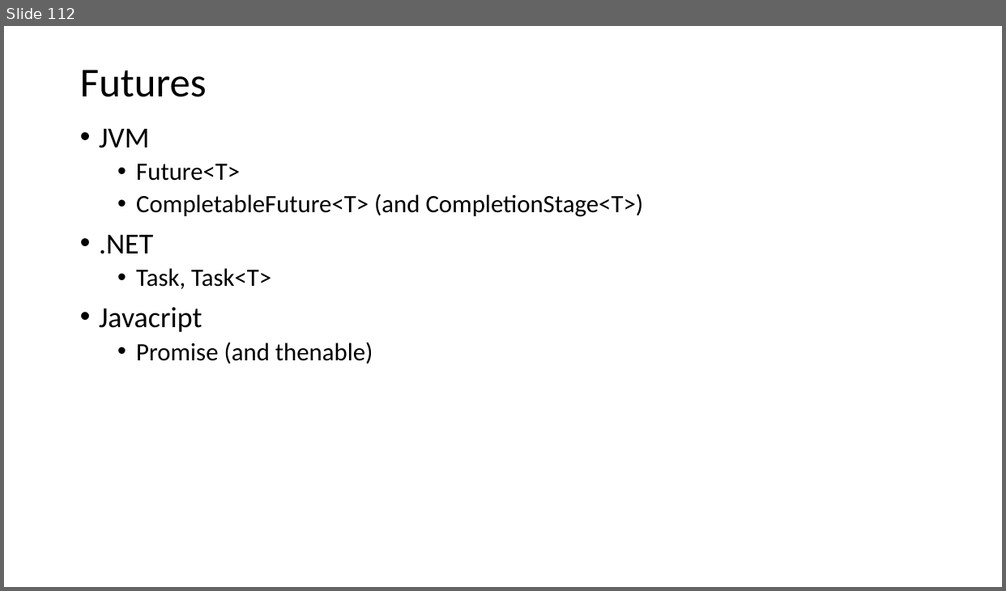
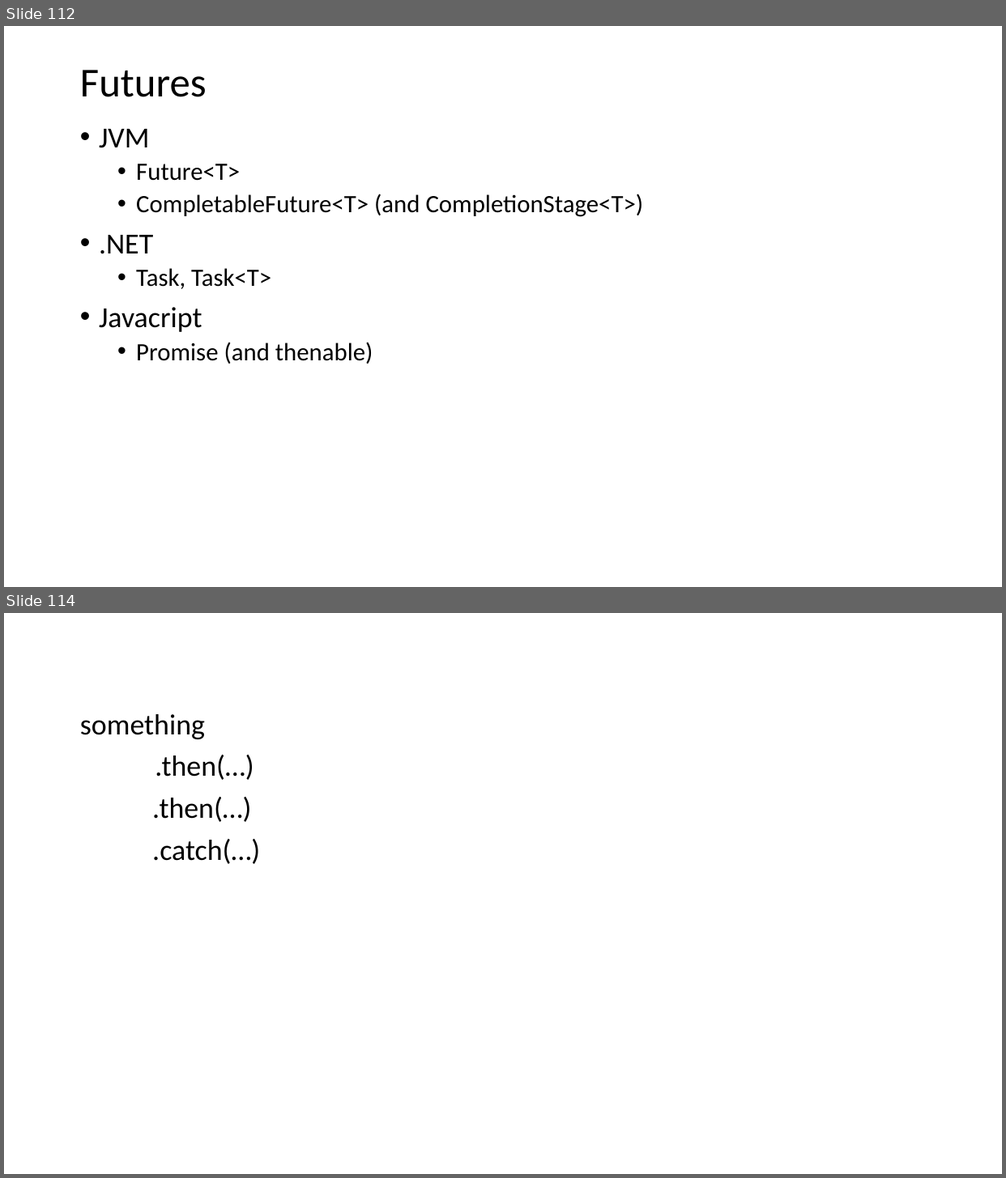
Before and after one commit to isel-leic-pc/s2021v-li51n, a slide deck: docs/threads.pptx. Shown one above the other, each under a label of ours: slide 112 before the commit, slides 112 and 114 after it; the slides between them are not shown. The pictures are 1006x591 and 1006x1178 pixels, drawn with LibreOffice and Linux fonts; fonts in the diff are those of the drawing. Boxes give left, top, right and bottom in pixels: in the first picture for what was removed or moved away, otherwise in the second. Text is boxed around its words. In the diff, an @@ line names an element or a change of style, - is before the commit and + after.

```diff
--- a/docs/threads.pptx
+++ b/docs/threads.pptx
@@ slide 114 added at box(4, 613, 1002, 1174), background #FFFFFF @@
@@ text added at box(80, 714, 260, 864), 28 pt, text #000000 @@
+something
+.then(…)
+.then(…)
+.catch(…)
```
Also in this commit, not shown: 6 other slides added, 2 other files.
